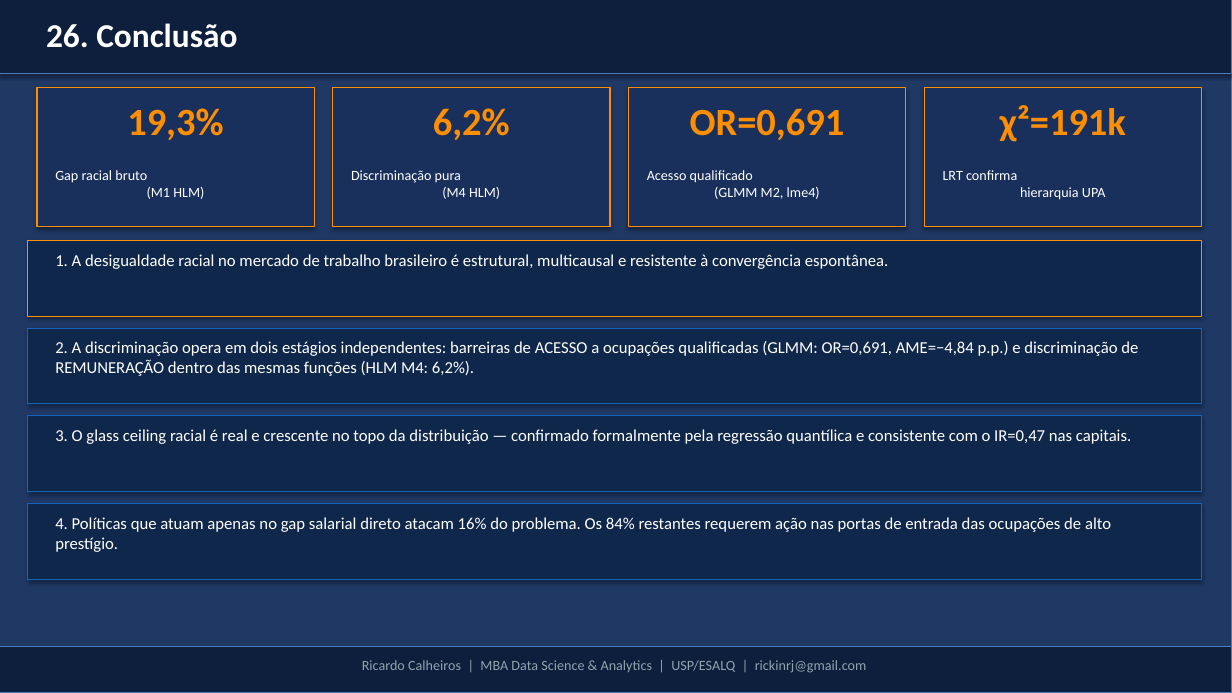
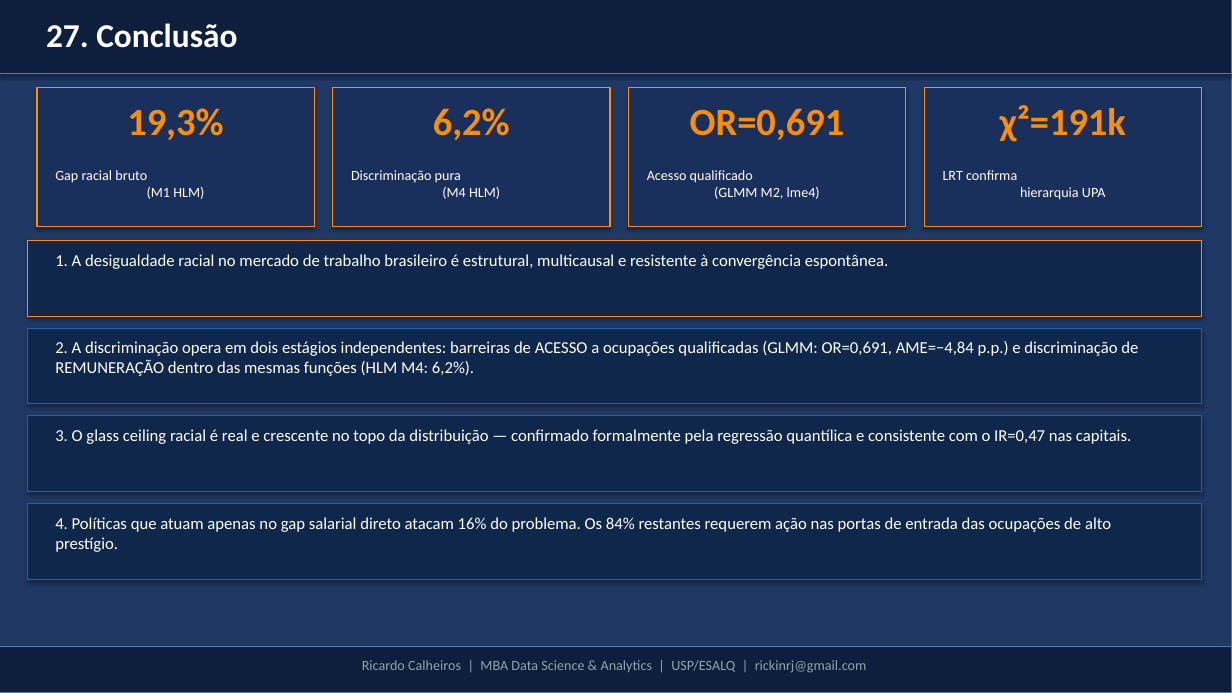
Before and after one commit to rickinrj-ux/ProjetoRacismoPNAD, a slide deck: slide 28 of apresentacao_tcc.pptx (slide 27 before the commit). Drawn at 1232x693 pixels with LibreOffice and Linux fonts; fonts in the diff are those of the drawing. Boxes give left, top, right and bottom in pixels: in the first picture for what was removed or moved away, otherwise in the second. Text is boxed around its words. In the diff, an @@ line names an element or a change of style, - is before the commit and + after.

```diff
--- a/apresentacao_tcc.pptx
+++ b/apresentacao_tcc.pptx
@@ text at [46, 23, 237, 48]: text changed @@
-26. Conclusão
+27. Conclusão
```
Also in this commit, not shown: 25 other slides changed, 1 slide added, 19 other files.
